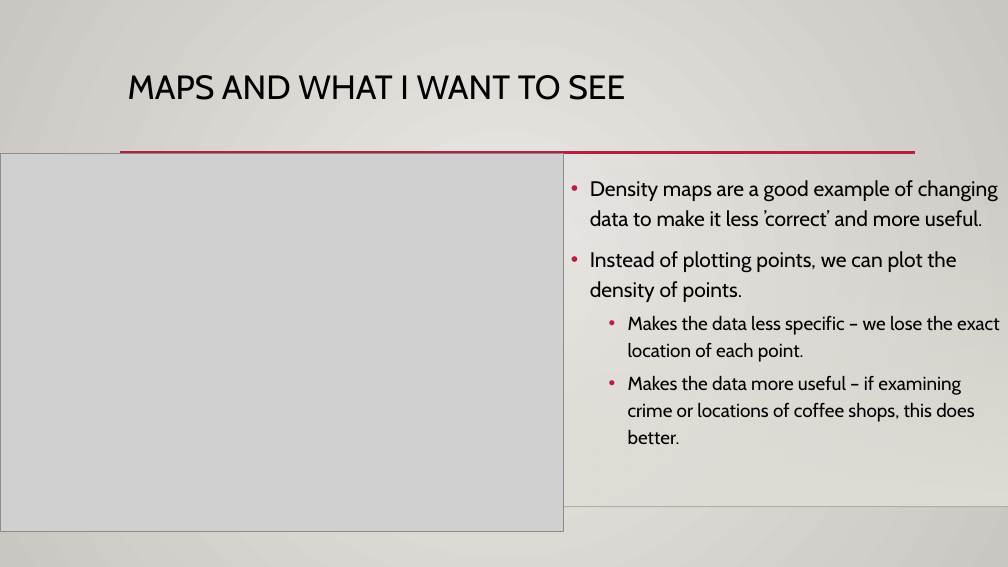
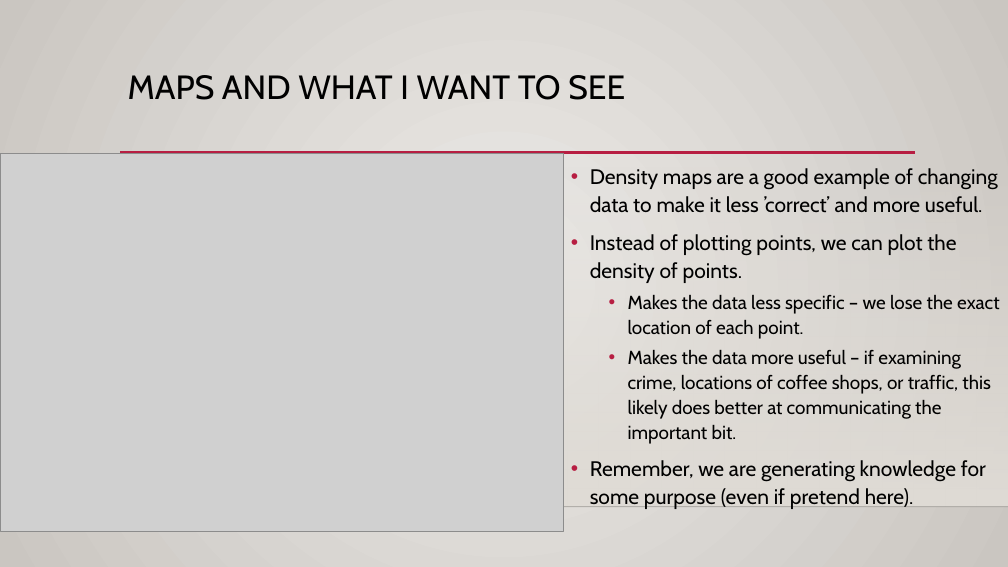
Before and after one commit to AkeemSemper/ml_datasets, a slide deck: slide 29 of slides/chapter_5.pptx (slide 27 before the commit). Drawn at 1008x567 pixels with LibreOffice and Linux fonts; fonts in the diff are those of the drawing; grey boxes stand for pictures; background and template pictures are left out. Boxes give left, top, right and bottom in pixels: in the first picture for what was removed or moved away, otherwise in the second. Text is boxed around its words. In the diff, an @@ line names an element or a change of style, - is before the commit and + after.

```diff
--- a/slides/chapter_5.pptx
+++ b/slides/chapter_5.pptx
@@ text "Density maps are a good ...": place and size @@
-text "Density maps are a good ..." at <box>590,180,999,445</box>
+text "Density maps are a good ..." at <box>590,168,999,509</box>
@@ text at <box>590,168,999,339</box>: line spacing 1.2 to 1.1 @@
@@ text at <box>590,350,990,509</box>: text changed @@
-  • Makes the data more useful – if examining crime or locations of coffee shops, this does better.
+  • Makes the data more useful – if examining crime, locations of coffee shops, or traffic, this likely does better at communicating the important bit.
+• Remember, we are generating knowledge for some purpose (even if pretend here).
```
Also in this commit, not shown: 14 other slides changed, 2 slides added, 1 slide removed.
